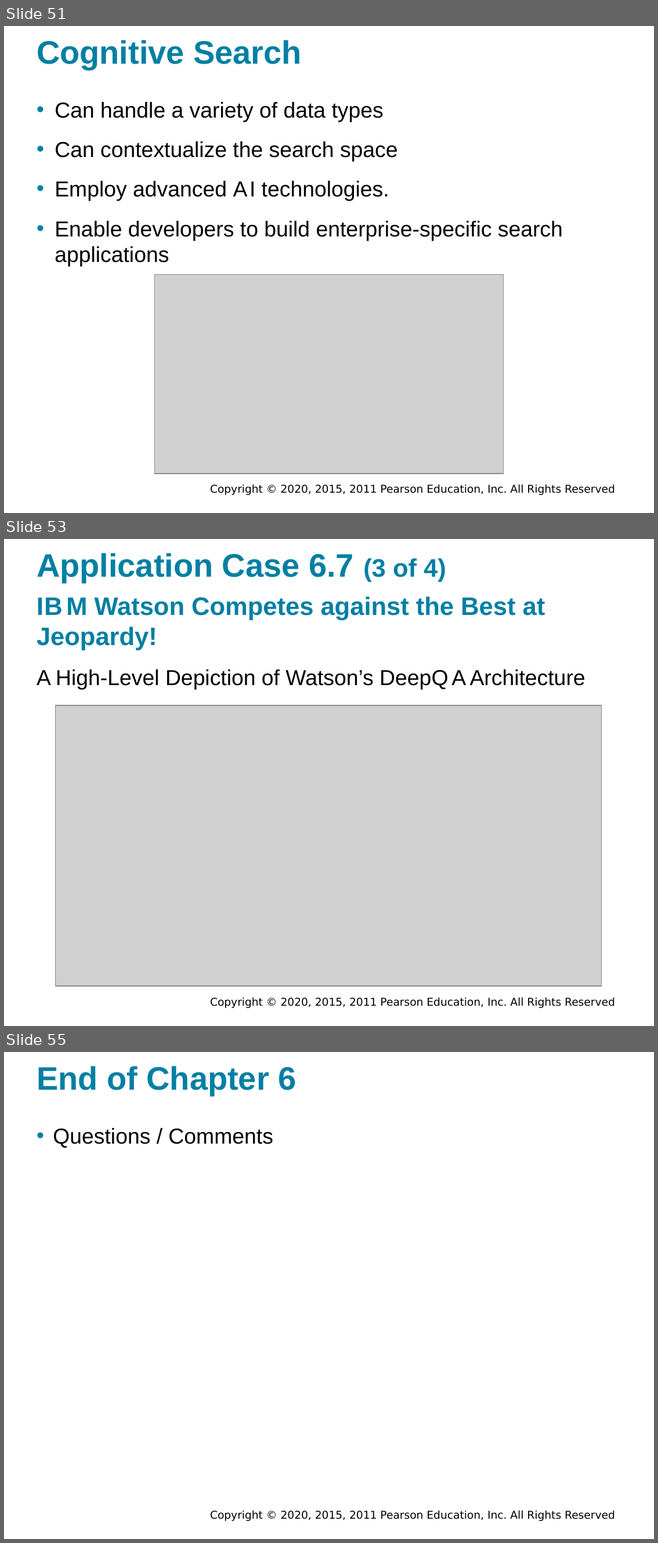
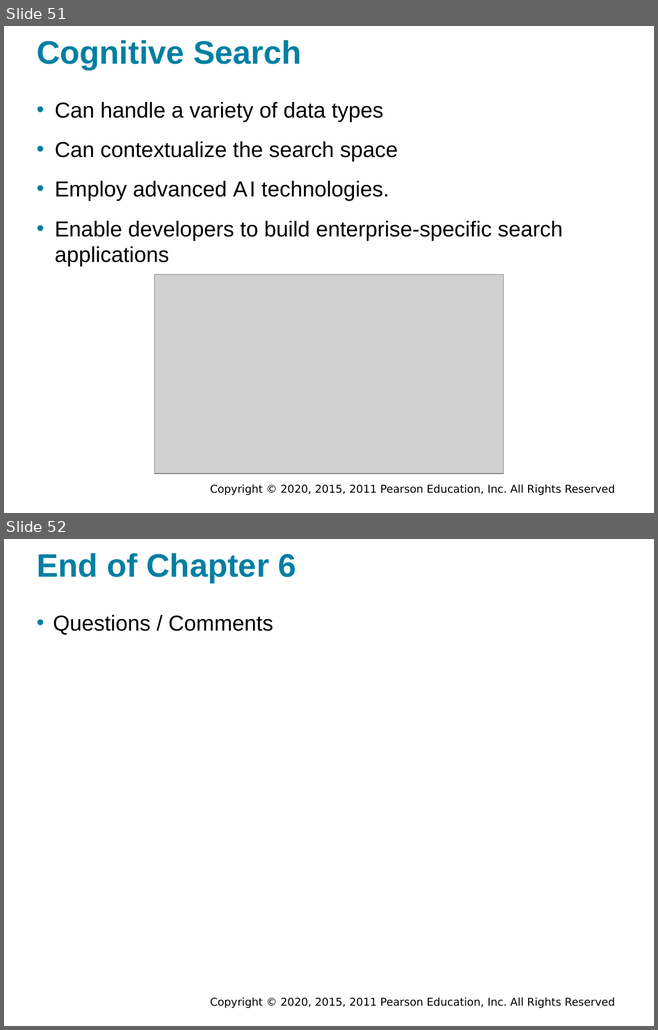
Before and after one commit to walkman617/DS2021, a slide deck: Slides/Sharda_11e_full_accessible_ppt_06.pptx. Shown one above the other, each under a label of ours: slides 51, 53 and 55 before the commit, slides 51 and 52 after it; the slides between them are not shown. The pictures are 658x1543 and 658x1030 pixels, drawn with LibreOffice and Linux fonts; fonts in the diff are those of the drawing; grey boxes stand for pictures; background and template pictures are left out. Boxes give left, top, right and bottom in pixels: in the first picture for what was removed or moved away, otherwise in the second. Text is boxed around its words. In the diff, an @@ line names an element or a change of style, - is before the commit and + after.

Commit message:
delete case

```diff
--- a/Slides/Sharda_11e_full_accessible_ppt_06.pptx
+++ b/Slides/Sharda_11e_full_accessible_ppt_06.pptx
@@ slide 53 removed at [4,539,654,1026], background #FFFFFF; not listed: 1 template element that a slide beside it also shows @@
@@ title removed at [36,553,446,583] @@
-Application Case 6.7 (3 of 4)
@@ text removed at [36,596,545,650] @@
-I B M Watson Competes against the Best at Jeopardy!
@@ text removed at [36,669,585,689] @@
-A High-Level Depiction of Watson’s DeepQ A Architecture
@@ picture removed at [55,705,601,986] @@
@@ what was slide 55 is now slide 52 @@
```
Also in this commit, not shown: 2 other slides removed, 1 other file.
